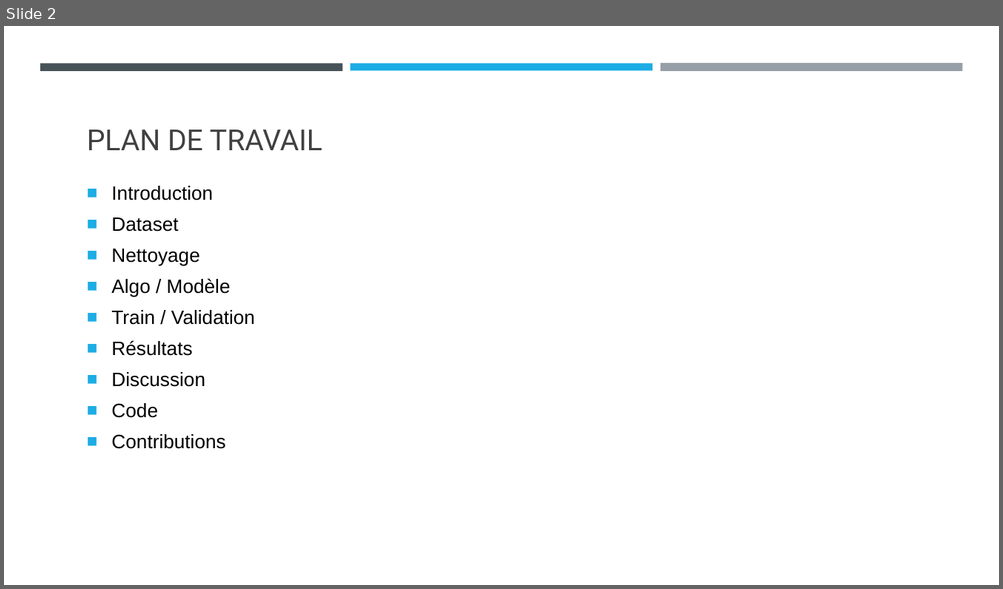
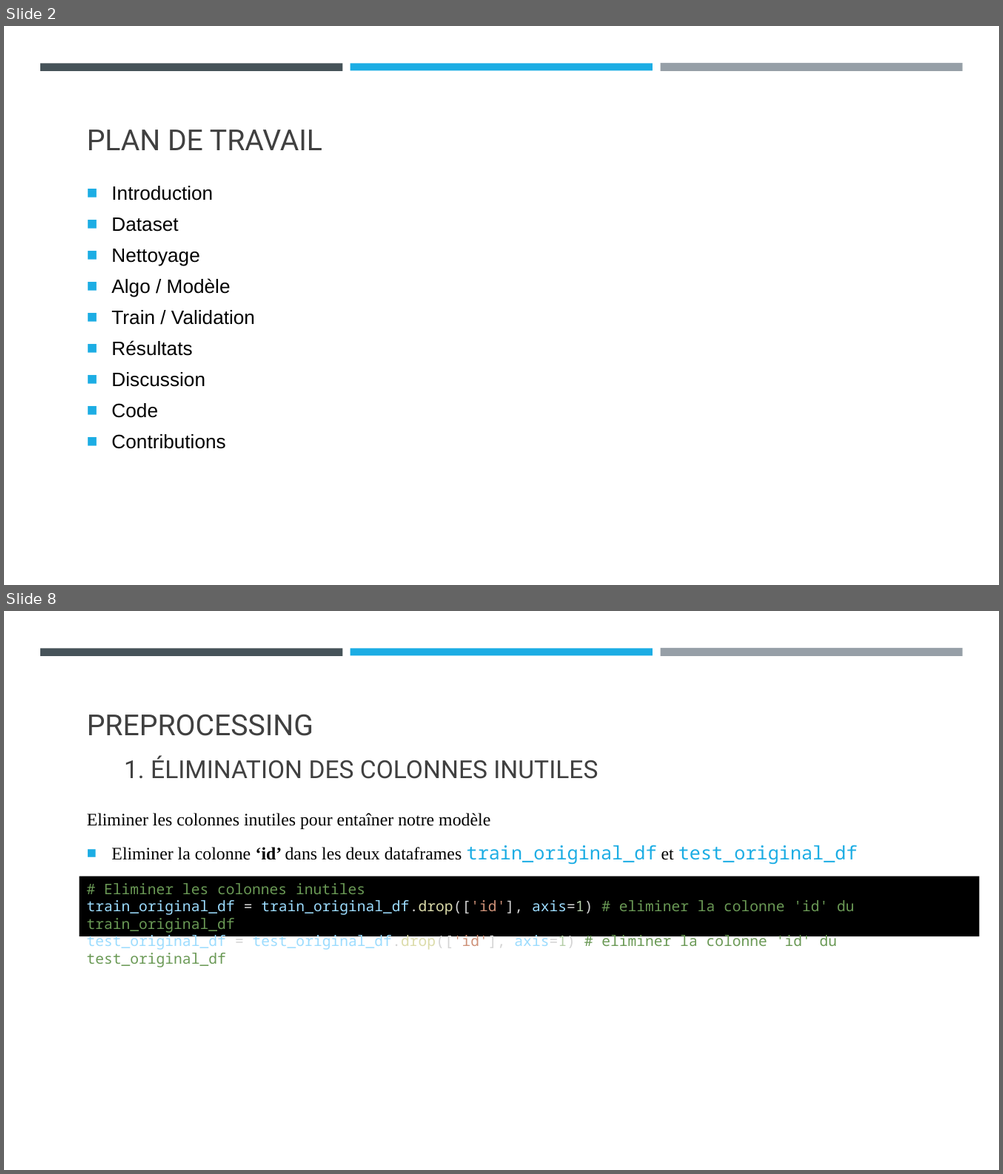
Before and after one commit to wiwiwisso/Health_Insurance_Cross_Sell_Prediction, a slide deck: Prédictions de ventes croisée d’assurence maladie et assurence.pptx. Shown one above the other, each under a label of ours: slide 2 before the commit, slides 2 and 8 after it; the slides between them are not shown. The pictures are 1003x589 and 1003x1174 pixels, drawn with LibreOffice and Linux fonts; fonts in the diff are those of the drawing. Boxes give left, top, right and bottom in pixels: in the first picture for what was removed or moved away, otherwise in the second. Text is boxed around its words. In the diff, an @@ line names an element or a change of style, - is before the commit and + after.

```diff
--- a/Prédictions de ventes croisée d’assurence maladie et assurence.pptx
+++ b/Prédictions de ventes croisée d’assurence maladie et assurence.pptx
@@ slide 8 added at (4, 611, 999, 1170), background #FFFFFF; not listed: 3 template elements that a slide beside it also shows @@
@@ title added at (87, 714, 313, 736), 28 pt, text #404040 @@
+PREPROCESSING
@@ text added at (124, 756, 597, 779), 24 pt, text #404040 @@
+1. ÉLIMINATION DES COLONNES INUTILES
@@ text added at (87, 813, 857, 864), 17 pt, text #000000 @@
+Eliminer les colonnes inutiles pour entaîner notre modèle
+■ Eliminer la colonne ‘id’ dans les deux dataframes train_original_df et test_original_df
@@ rectangle added at (79, 877, 979, 937), fill #000000, 14 pt, text #6A9955 @@
+# Eliminer les colonnes inutiles
+train_original_df = train_original_df.drop(['id'], axis=1) # eliminer la colonne 'id' du train_original_df
+test_original_df = test_original_df.drop(['id'], axis=1) # eliminer la colonne 'id' du test_original_df
```
Also in this commit, not shown: 1 slide changed, 12 other slides added, 2 slides removed, 2 other files.
